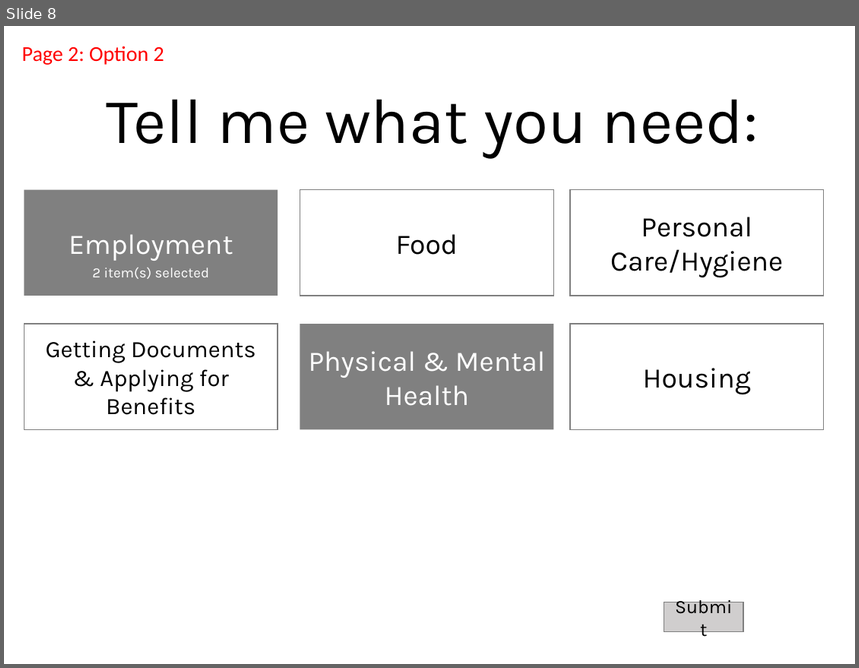
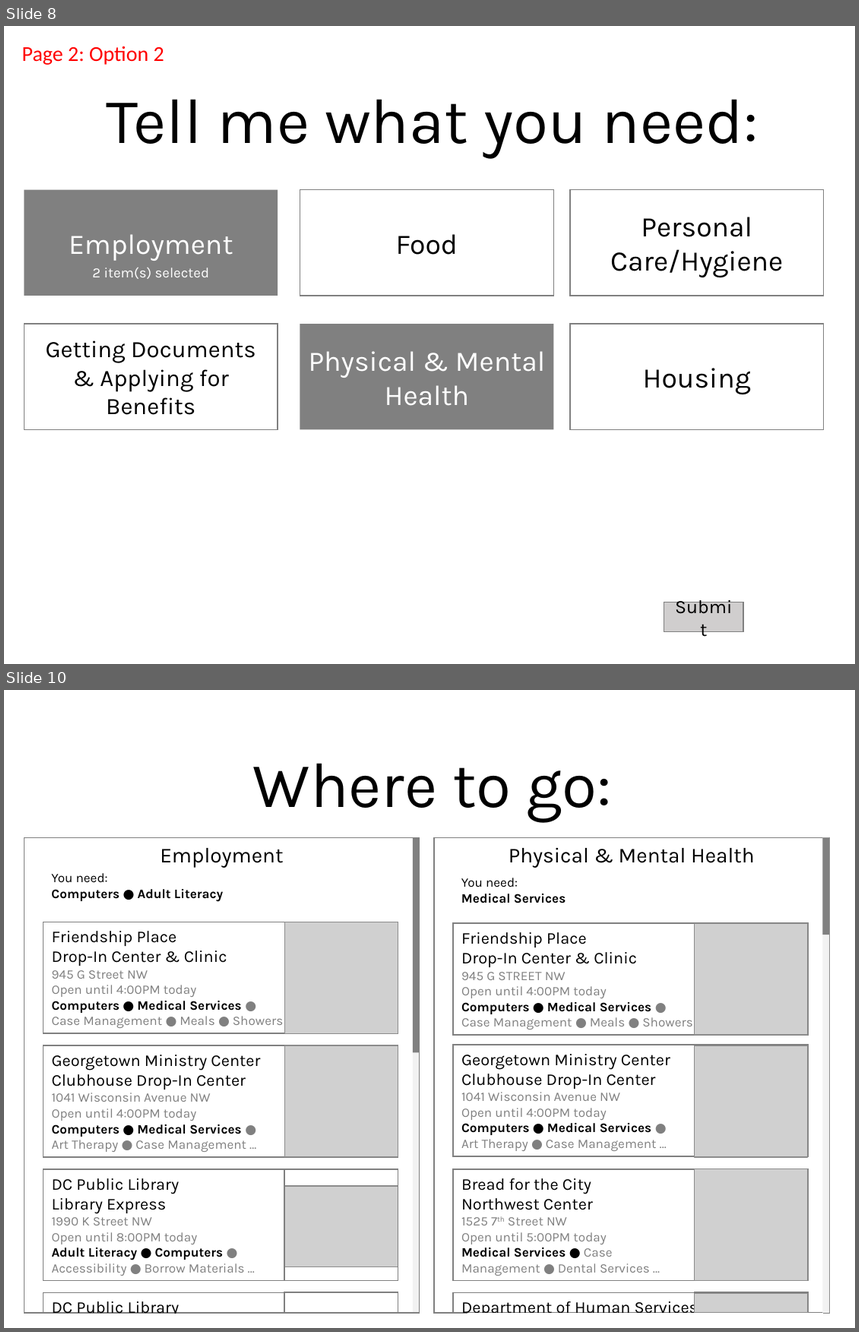
Before and after one commit to DataKind-DC/homelessness-service-navigator, a slide deck: docs/Homeless Services Navigator Mockup.pptx. Shown one above the other, each under a label of ours: slide 8 before the commit, slides 8 and 10 after it; the slides between them are not shown. The pictures are 859x668 and 859x1332 pixels, drawn with LibreOffice and Linux fonts; fonts in the diff are those of the drawing; grey boxes stand for pictures. Boxes give left, top, right and bottom in pixels: in the first picture for what was removed or moved away, otherwise in the second. Text is boxed around its words. In the diff, an @@ line names an element or a change of style, - is before the commit and + after.

```diff
--- a/docs/Homeless Services Navigator Mockup.pptx
+++ b/docs/Homeless Services Navigator Mockup.pptx
@@ slide 10 added at [4,690,855,1328], background #FFFFFF @@
@@ title added at [253,763,612,822], 54 pt, text #000000 @@
+Where to go:
@@ rectangle added at [25,838,420,1313], outline #808080 1 pt, 18 pt, text #000000 @@
+Employment
@@ rectangle added at [413,838,420,1313], fill #F2F2F2 @@
@@ rectangle added at [413,838,420,1053], fill #808080 @@
@@ rectangle added at [434,838,829,1313], outline #808080 1 pt, 18 pt, text #000000 @@
+Physical & Mental Health
@@ rectangle added at [823,838,829,1313], fill #F2F2F2 @@
@@ rectangle added at [823,838,829,935], fill #808080 @@
@@ text added at [51,873,223,902], 11 pt, text #000000, bold @@
+You need:
+Computers ● Adult Literacy
@@ text added at [462,878,566,904], 11 pt, text #000000, bold @@
+You need:
+Medical Services
@@ rectangle added at [44,923,398,1034], outline #808080 1 pt, 11 pt, text #808080 @@
+Friendship Place
+Drop-In Center & Clinic
+945 G Street NW
+Open until 4:00PM today
+Computers ● Medical Services ●
+Case Management ● Meals ● Showers
@@ picture added at [285,923,398,1034] @@
@@ rectangle added at [453,923,808,1035], outline #808080 1 pt, 11 pt, text #808080 @@
+Friendship Place
+Drop-In Center & Clinic
+945 G STREET NW
+Open until 4:00PM today
+Computers ● Medical Services ●
+Case Management ● Meals ● Showers
@@ picture added at [694,923,807,1035] @@
@@ rectangle added at [44,1046,398,1157], outline #808080 1 pt, 11 pt, text #000000 @@
+Georgetown Ministry Center
+Clubhouse Drop-In Center
+1041 Wisconsin Avenue NW
+Open until 4:00PM today
+Computers ● Medical Services ●
+Art Therapy ● Case Management …
@@ picture added at [285,1046,398,1157] @@
@@ rectangle added at [453,1045,808,1157], outline #808080 1 pt, 11 pt, text #000000 @@
+Georgetown Ministry Center
+Clubhouse Drop-In Center
+1041 Wisconsin Avenue NW
+Open until 4:00PM today
+Computers ● Medical Services ●
+Art Therapy ● Case Management …
@@ picture added at [694,1046,807,1157] @@
@@ rectangle added at [44,1170,398,1281], outline #808080 1 pt, 11 pt, text #808080 @@
+DC Public Library
+Library Express
+1990 K Street NW
+Open until 8:00PM today
+Adult Literacy ● Computers ●
+Accessibility ● Borrow Materials …
@@ picture added at [285,1186,398,1267] @@
@@ rectangle added at [285,1170,398,1281], outline #808080 1 pt @@
@@ rectangle added at [453,1170,808,1281], outline #808080 1 pt, 11 pt, text #808080 @@
+Bread for the City
+Northwest Center
+1525 7th Street NW
+Open until 5:00PM today
+Medical Services ● Case
+Management ● Dental Services …
@@ picture added at [694,1170,807,1281] @@
@@ rectangle added at [44,1293,398,1313], outline #808080 1 pt, 14 pt, text #000000 @@
+DC Public Library
@@ rectangle added at [285,1293,398,1313], outline #808080 1 pt @@
@@ rectangle added at [453,1293,808,1313], outline #808080 1 pt, 14 pt, text #000000 @@
+Department of Human Services
@@ rectangle added at [694,1293,807,1313], outline #808080 1 pt @@
@@ picture added at [694,1294,807,1314] @@
@@ rectangle added at [44,1315,398,1325], fill #FFFFFF, outline #FFFFFF 1 pt @@
@@ rectangle added at [468,1314,823,1324], fill #FFFFFF, outline #FFFFFF 1 pt @@
```
Also in this commit, not shown: 4 slides changed, 1 slide removed, 1 other file.
